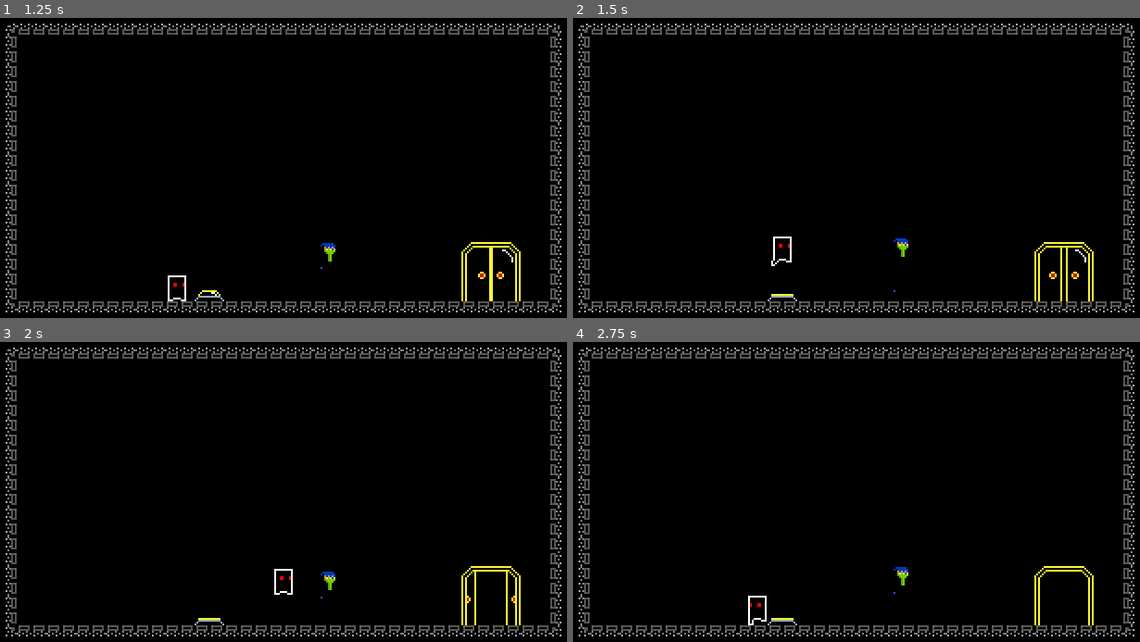
Above: before the commit, frames 1-4 (two rows, left to right).
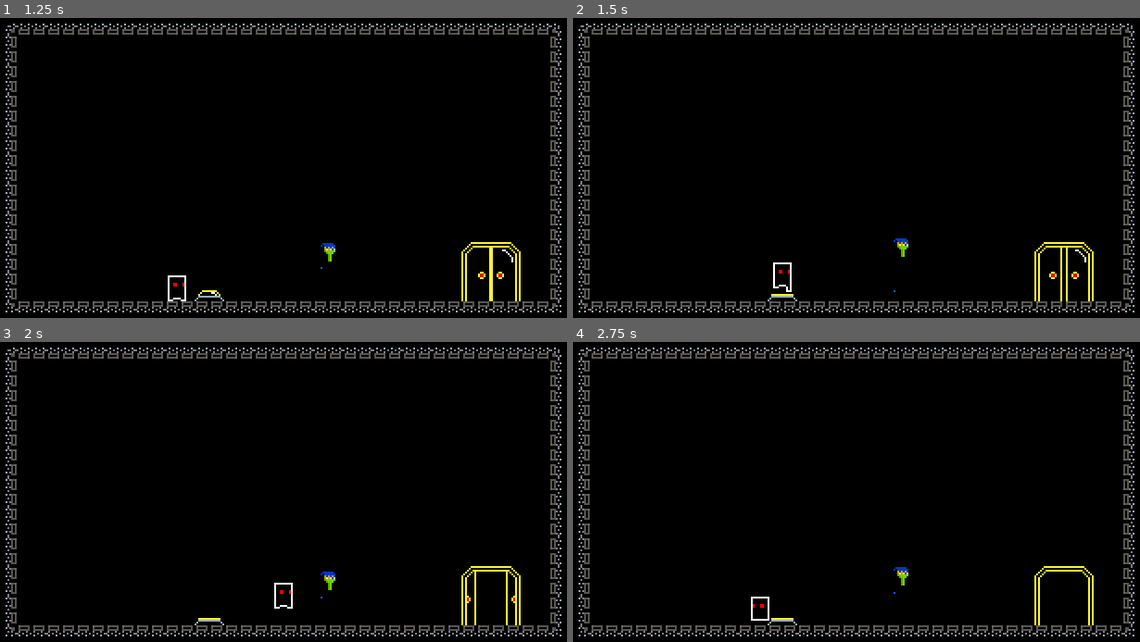
Above: after the commit, the same moments.

Repository: felipenune/outline-quest
Game: Godot game, scene res://Scenes/LevelsScenes/Level1.tscn
Two runs of this game, one before a commit and one after it. Both use one fixed random seed, a clock stepped at 60 frames per second and the inputs below.
Inputs:
- Up to frame 1 (1.25 s): hold Right (ui_right) from 0.53 s (still down); hold Space (ui_jump) from 0.53 s (still down)
- Up to frame 2 (1.5 s): keep holding Right (ui_right); release Space (ui_jump) at 1.28 s; tap Space (ui_jump) at 1.35 s
- Up to frame 3 (2 s): keep holding Right (ui_right); tap Space (ui_jump) at 1.52, 1.82 s
- Up to frame 4 (2.75 s): release Right (ui_right) at 2.03 s; hold Left (ui_left) from 2.03 s (still down); hold Space (ui_jump) from 2.03 s (still down)

Frame 1 is identical in both runs. In frame 2, 0.2% of the frame differs, in the area x 34-39%, y 72-92%; in frame 3, 0.1%; in frame 4, 0.2%.

Commit message:
jump fixed

Diff:
--- a/Scenes/Items/DoubleJumpItem.tscn
+++ b/Scenes/Items/DoubleJumpItem.tscn
@@ -6,13 +6,64 @@
 [sub_resource type="RectangleShape2D" id=1]
 extents = Vector2( 8, 8 )
 
-[node name="DoubleJumpItem" type="Sprite"]
-texture = ExtResource( 1 )
+[sub_resource type="ParticlesMaterial" id=2]
+emission_shape = 2
+emission_box_extents = Vector3( 10, 10, 0 )
+flag_disable_z = true
+gravity = Vector3( 0, -20, 0 )
+orbit_velocity = 0.0
+orbit_velocity_random = 0.0
+
+[sub_resource type="Animation" id=3]
+resource_name = "default"
+loop = true
+tracks/0/type = "value"
+tracks/0/path = NodePath("Sprite:position")
+tracks/0/interp = 1
+tracks/0/loop_wrap = true
+tracks/0/imported = false
+tracks/0/enabled = true
+tracks/0/keys = {
+"times": PoolRealArray( 0, 0.5, 1 ),
+"transitions": PoolRealArray( 1, 1, 1 ),
+"update": 0,
+"values": [ Vector2( 0, 0 ), Vector2( 0, -5 ), Vector2( 0, 0 ) ]
+}
+tracks/1/type = "value"
+tracks/1/path = NodePath("Sprite:modulate")
+tracks/1/interp = 1
+tracks/1/loop_wrap = true
+tracks/1/imported = false
+tracks/1/enabled = true
+tracks/1/keys = {
+"times": PoolRealArray( 0, 0.2, 0.5, 0.7, 1 ),
+"transitions": PoolRealArray( 1, 1, 1, 1, 1 ),
+"update": 0,
+"values": [ Color( 1, 1, 1, 0.392157 ), Color( 1, 1, 1, 1 ), Color( 1, 1, 1, 0.392157 ), Color( 1, 1, 1, 1 ), Color( 1, 1, 1, 0.392157 ) ]
+}
+
+[node name="DoubleJumpItem" type="Node2D"]
 script = ExtResource( 2 )
 
-[node name="Area2D" type="Area2D" parent="."]
+[node name="Sprite" type="Sprite" parent="."]
+position = Vector2( 0, -3 )
+texture = ExtResource( 1 )
+
+[node name="Area2D" type="Area2D" parent="Sprite"]
 collision_layer = 2
 
-[node name="CollisionShape2D" type="CollisionShape2D" parent="Area2D"]
+[node name="CollisionShape2D" type="CollisionShape2D" parent="Sprite/Area2D"]
 shape = SubResource( 1 )
-[connection signal="body_entered" from="Area2D" to="." method="_on_Area2D_body_entered"]
+
+[node name="Particles2D" type="Particles2D" parent="Sprite"]
+modulate = Color( 0.298039, 0.74902, 0.505882, 1 )
+z_index = 1
+amount = 15
+lifetime = 1.2
+process_material = SubResource( 2 )
+
+[node name="AnimationPlayer" type="AnimationPlayer" parent="."]
+autoplay = "default"
+playback_speed = 0.5
+anims/default = SubResource( 3 )
+[connection signal="body_entered" from="Sprite/Area2D" to="." method="_on_Area2D_body_entered"]
--- a/Scripts/Player.gd
+++ b/Scripts/Player.gd
@@ -66,6 +66,9 @@
 				move(move)
 				if move == 0:
 					state = IDLE
+				if !is_on_floor():
+					jumps_left = 0
+					state = FALL
 				if jump_timer.time_left > 0 and jumps_left > 0:
 					state = JUMP
 
@@ -74,18 +77,15 @@
 			if can_move:
 				move(move)
 				if Input.is_action_pressed("ui_jump") and !is_jumping:
+					is_jumping = true
 					jumps_left -= 1
-					is_jumping = true
 					velocity.y = JUMP_FORCE
 				if jump_stop and velocity.y < 0:
-					is_jumping = false
 					velocity.y *= 0.5
 				if velocity.y > 0:
-					is_jumping = false
 					state = FALL
 				if jump_timer.time_left > 0 and jumps_left > 0:
 					state = JUMP
-
 
 		FALL:
 			animation.play("fall")
@@ -95,6 +95,7 @@
 				else:
 					move(move)
 				if jump_timer.time_left > 0 and jumps_left > 0:
+					is_jumping = false
 					state = JUMP
 
 		LAND:
@@ -129,8 +130,7 @@
 		velocity = velocity.move_toward(vel, SPEED)
 
 func jump(duration):
-	var jump = Input.is_action_just_pressed("ui_jump")
-	if jump:
+	if Input.is_action_just_pressed("ui_jump"):
 		jump_timer.start(duration)
 
 func death():
--- a/Scripts/PowerUp.gd
+++ b/Scripts/PowerUp.gd
@@ -1,4 +1,4 @@
-extends Sprite
+extends Node2D
 
 export var item_name = "DOUBLE_JUMP"
 
Not shown: 1 places in Scenes/Items/DoubleJumpItem.tscn that only renumber resources
Binary file changed: Sprites/Items/double-jump-item.png
